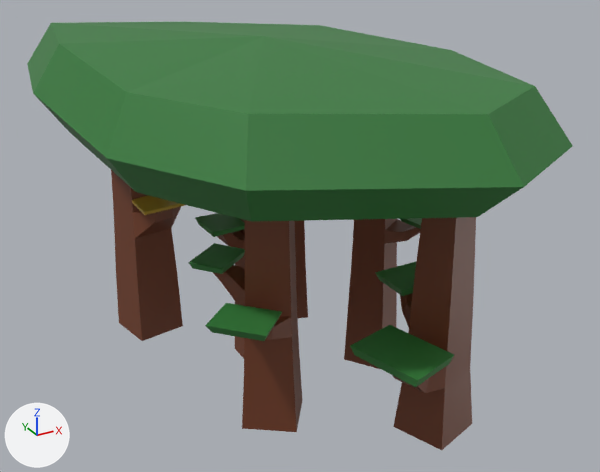
What one commit did to the FBX model Assets/Models/forest.fbx.
The view is the same before and after, from a 50 mm lens placed at (-22.5, -41.7, 30.0), pointed at (0.5, 0.0, 9.1). The lights are fixed; the arrows at lower left show +X, +Y and +Z.
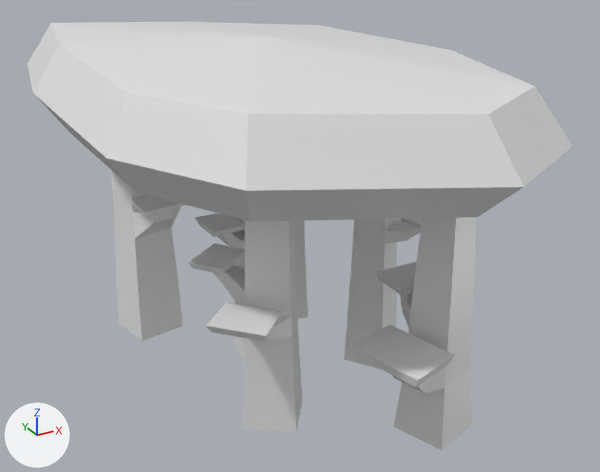
What the commit changed:
Material 'wood' (mat_wood) changes colour from brown #723d25 to white #e7e7e7; in linear values from (0.168, 0.0464, 0.0182) to (0.8, 0.8, 0.8).
In material 'wood' (mat_wood), roughness goes from 0.5 to 0.4.
Material 'leaves' (mat_leaves) changes colour from green #347d3a to white #e7e7e7; in linear values from (0.0349, 0.204, 0.0429) to (0.8, 0.8, 0.8).
Material 'planks' (mat_planks) changes colour from yellow #b6932b to white #e7e7e7; in linear values from (0.465, 0.292, 0.0245) to (0.8, 0.8, 0.8).

Where the change shows, as pixel boxes [x1, y1, x2, y2] in the pictures (600 x 472 px):
'Plane', surface changed, recoloured: [27, 22, 573, 450] in both
